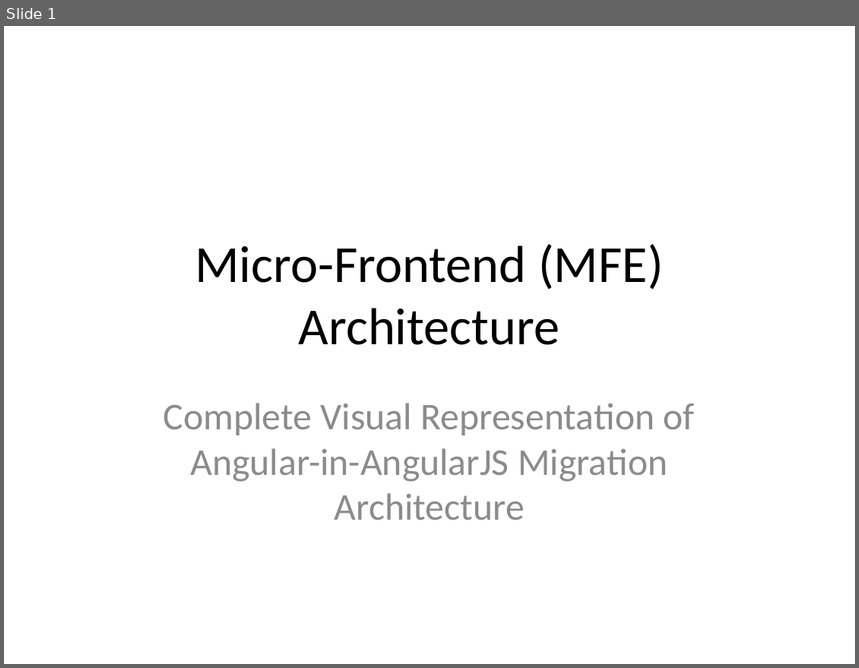
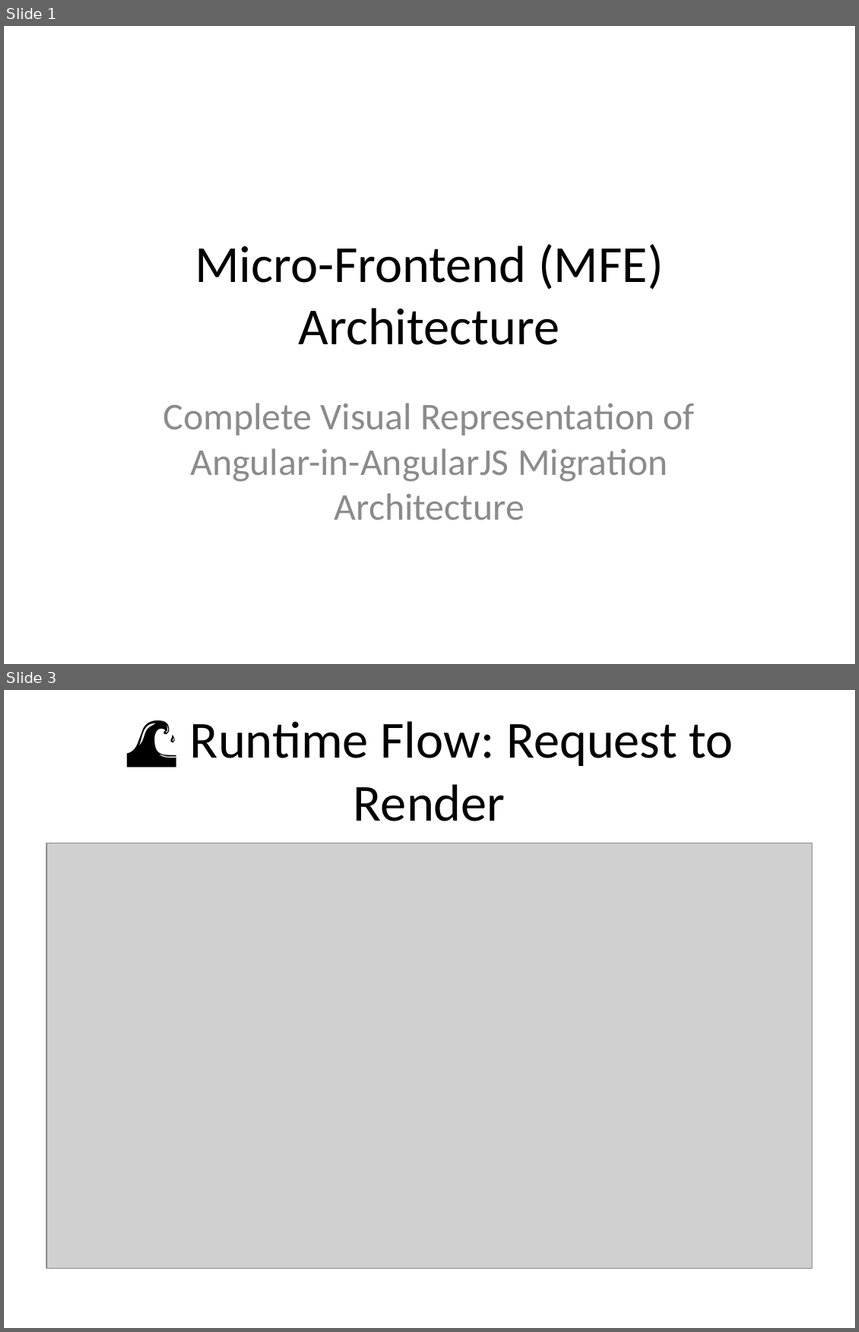
Before and after one commit to mainul-islam-faruqi/migration-from-Angularjs-to-angular, a slide deck: MFE_Architecture_Diagram.pptx. Shown one above the other, each under a label of ours: slide 1 before the commit, slides 1 and 3 after it; the slides between them are not shown. The pictures are 859x668 and 859x1332 pixels, drawn with LibreOffice and Linux fonts; fonts in the diff are those of the drawing; grey boxes stand for pictures. Boxes give left, top, right and bottom in pixels: in the first picture for what was removed or moved away, otherwise in the second. Text is boxed around its words. In the diff, an @@ line names an element or a change of style, - is before the commit and + after.

```diff
--- a/MFE_Architecture_Diagram.pptx
+++ b/MFE_Architecture_Diagram.pptx
@@ slide 3 added at bbox=[4, 690, 855, 1328], background #FFFFFF @@
@@ title added at bbox=[190, 721, 733, 821], 44 pt, text #000000 @@
+🌊 Runtime Flow: Request to Render
@@ picture added at bbox=[47, 844, 813, 1269] @@
```
Also in this commit, not shown: 12 other slides added, 12 slides removed, 7 other files.
